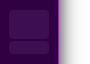
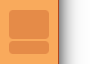
Before/after of a 90 x 64 layered artwork. What changed in the layer stack:
showed group "orange" (7 layers) over [0, 0, 59, 64]
added layer "dnf #2" (35%) in group "orange" over [9, 10, 49, 54]
hid group "purple" (8 layers) over [0, 0, 59, 64]
